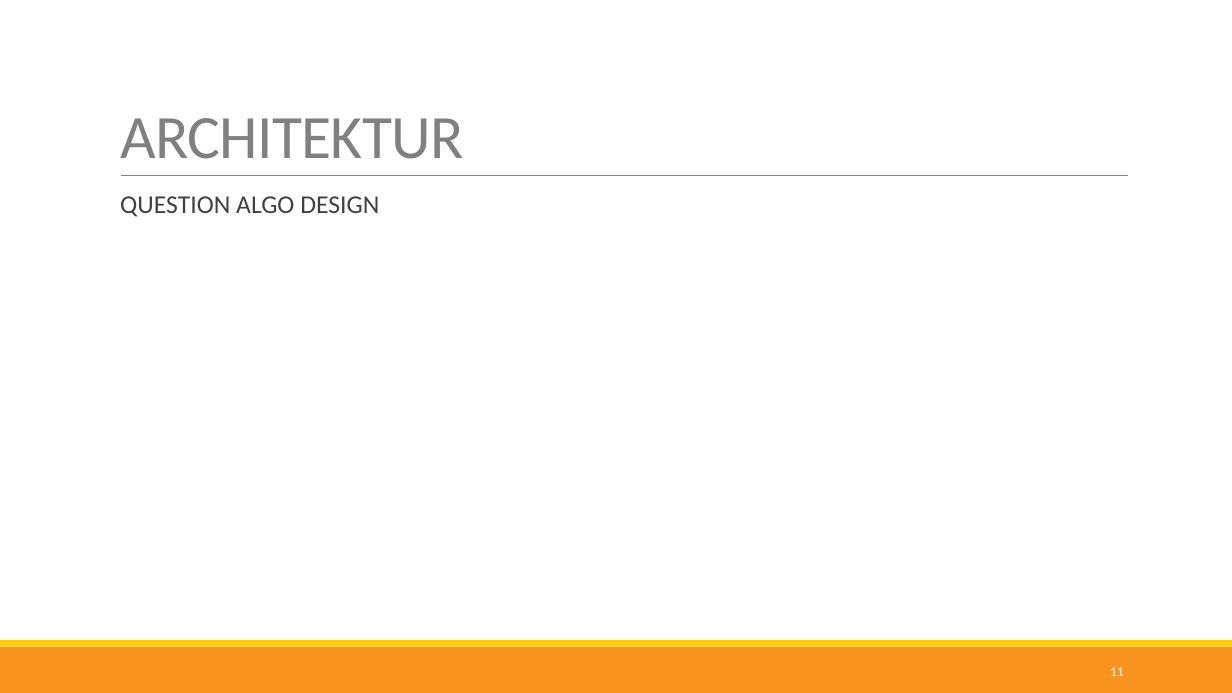
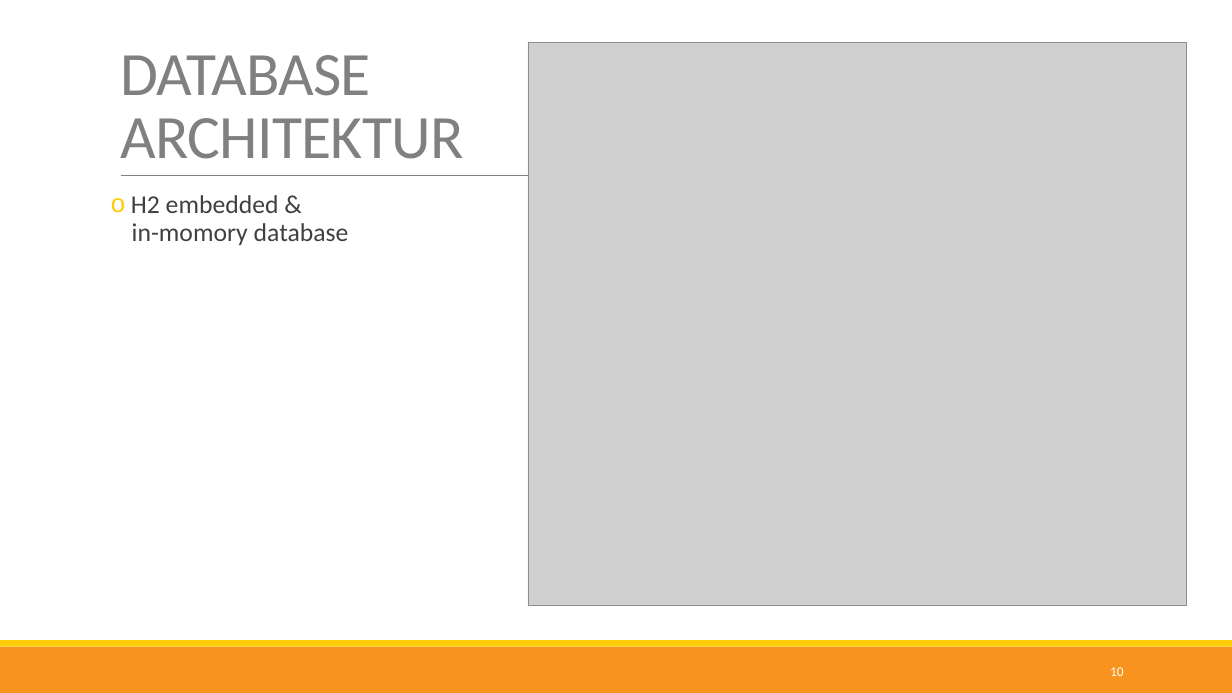
Before and after one commit to nappydevelopment/Nappy-the-ingenious-docs, a slide deck: slide 10 of Midterm-PPP.pptx (slide 11 before the commit). Drawn at 1232x693 pixels with LibreOffice and Linux fonts; fonts in the diff are those of the drawing; grey boxes stand for pictures. Boxes give left, top, right and bottom in pixels: in the first picture for what was removed or moved away, otherwise in the second. Text is boxed around its words. In the diff, an @@ line names an element or a change of style, - is before the commit and + after.

```diff
--- a/Midterm-PPP.pptx
+++ b/Midterm-PPP.pptx
@@ title at box(120, 55, 464, 159): text changed @@
-ARCHITEKTUR
+DATABASE
+ARCHITEKTUR
@@ picture added at box(528, 43, 1187, 606) @@
@@ text at box(131, 195, 349, 245): text changed @@
-  QUESTION ALGO DESIGN
+o H2 embedded &
+  in-momory database
@@ page number at box(1110, 667, 1124, 676): text changed @@
-11
+10
```
Also in this commit, not shown: 1 other slide changed, 1 slide added, 2 slides removed.
